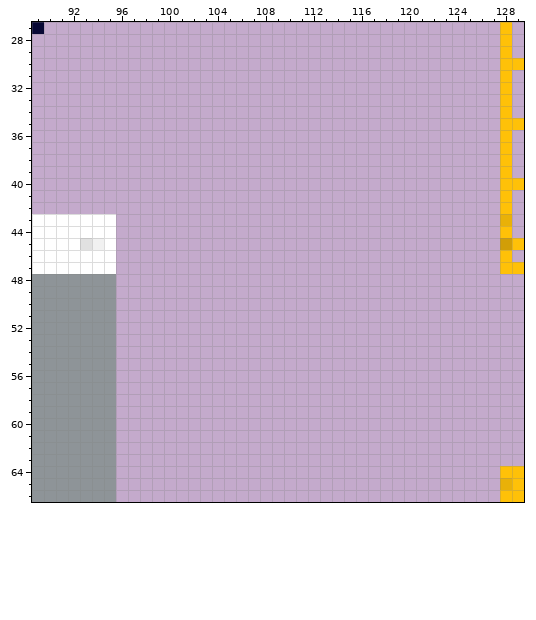
A pixel-art file gets an edit: Textures/parking_sprite.aseprite. That is the earlier state.
320x320 pixels, 1 frame. Colours within 5 levels of each other are drawn and written as one. Shown: x 89..129, y 27..66.
The result:
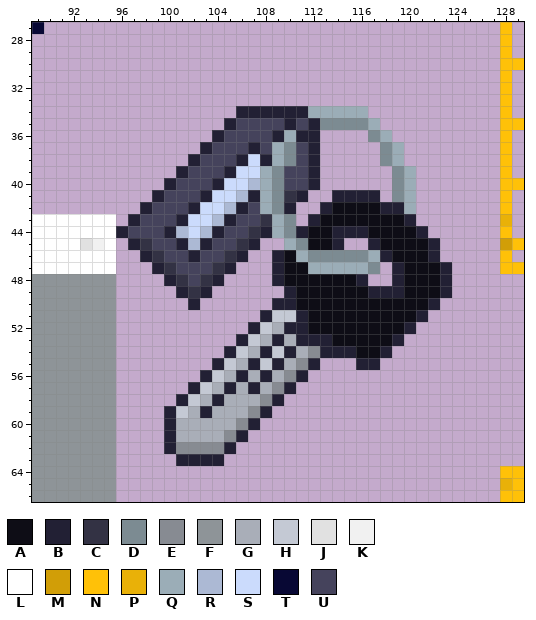
Palette (. is transparent): A #0e0d16  B #222034  C #333244  D #7c8b92  E #878b92  F #8e9498  G #a9aeb8  H #c4c9d4  J #e1e1e1  K #f1f1f1  L #ffffff  M #d19e07  N #ffc108  P #e9b108  Q #9badb7  R #acb9d4  S #cbdbfc  T #080834  U #45435c
The exact change:
layer "key_loop_under" added
layer "keys" added
layer "ley_loop_over" added
Changed rows in their new state; - is an unchanged pixel.
Layers "ley_loop_over", "keys", "key_loop_under":
first column x 96:
34 ----------BBBBBBQQQQQ-------
35 ---------BUUUUBUBDDDDQ------
36 --------BUUUUBQBB----DQ-----
37 -------BUUUBUQDUB-----DQ----
38 ------BUUUBSBQDUB-----DQ----
39 -----BUUUBSSQDUUB------DQ---
40 ----BUUUBSSRQDUUB------DQ---
41 ---BUUUBSSRBQDCB--BBBB-DQ---
42 --BUUUBSSRBUQDB--BAAAABBQ---
43 -BUUUBSSRBUUCQD-BAAAAAAAB---
44 BUUUBRSRBUUCBQDBAABBBAAAAB--
45 -BCUUBRBUUCB--QDAAB--BAAAAB-
46 --BCUUBUUCB--BAQDDDDDQBAAAB-
47 ---BCUUUCB---BAAQQQQQD-BAAAB
48 ----BCUCB----BAAAAAAB--BAAAB
49 -----BCB------BAAAAAABBBAAAB
50 ------B------BBAAAAAAAAAAAB-
51 ------------BHHBAAAAAAAAAB--
52 -----------BHGBBAAAAAAAAB---
53 ----------BHGBGBBBAAAAAB----
54 ---------BHGBHBGEBBBAAB-----
55 --------BHGBHBGEB---BB------
56 -------BHGBGBGEB------------
57 ------BHGBGBGEB-------------
58 -----BHGBGGGEB--------------
59 ----BHGBGGGEB---------------
60 ----BGGGGGEB----------------
61 ----BGGGGEB-----------------
62 ----BEEEEB------------------
63 -----BBBB-------------------
Where, in picture pixels (left, top, right, bottom), the same in both pictures:
added: (116, 106, 452, 466)
